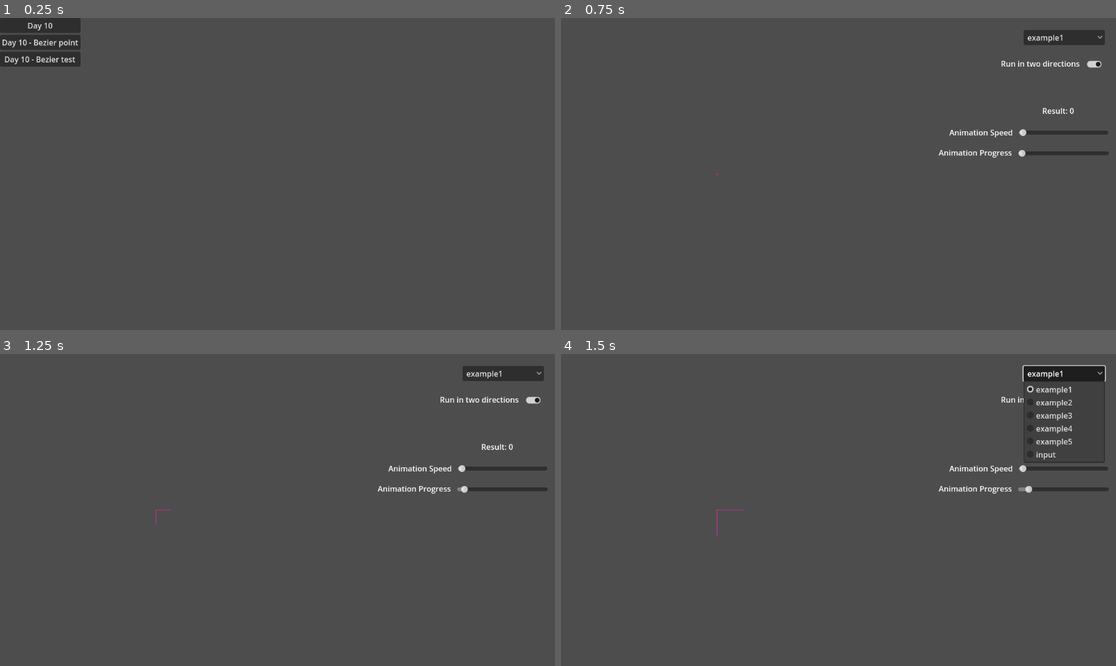
Above: before the commit, frames 1-4 (two rows, left to right).
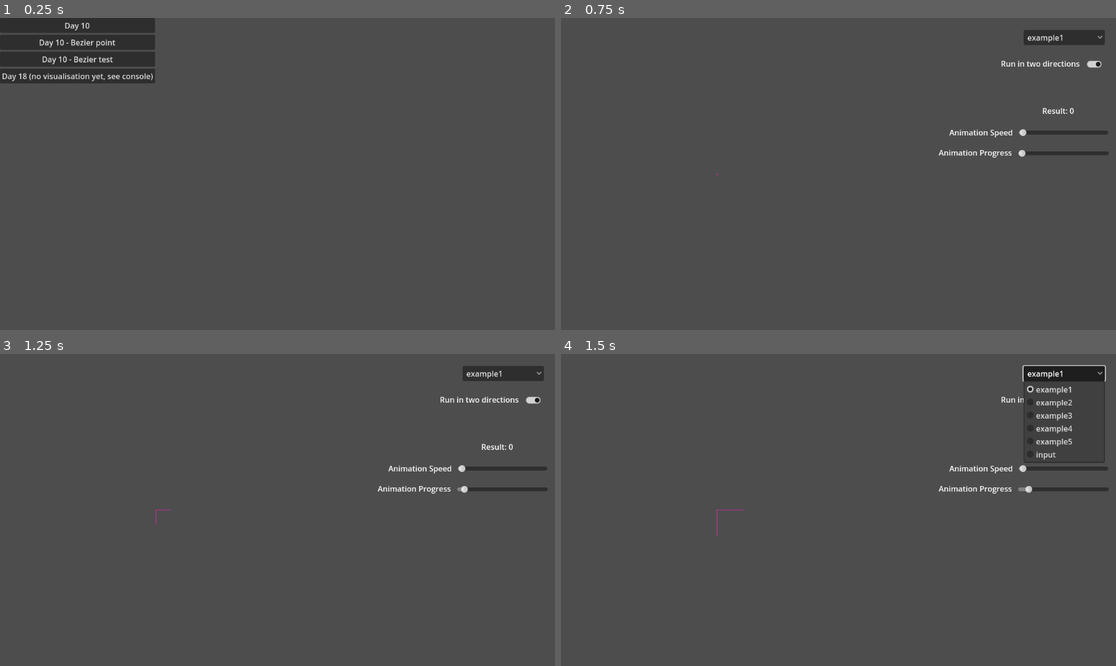
Above: after the commit, the same moments.

Repository: MikulasZelinka/advent-of-godot-2023
Game: Godot game, scene res://scenes/main.tscn
Same seed, same stepped clock (60 frames per second), same inputs: the game is played once before the commit and once after it.
Inputs:
- Up to frame 1 (0.25 s): no input
- Up to frame 2 (0.75 s): click "Day 10" at 0.5 s
- Up to frame 3 (1.25 s): no input
- Up to frame 4 (1.5 s): click "example1" at 1.25 s

The runs differ from the first frame. In frame 1, 3.4% of the frame differs, in the area x 0-28%, y 0-21%; in frame 2, nothing differs; in frame 3, nothing differs; in frame 4, nothing differs.

Commit message:
day: 18 part 2

Diff:
--- a/scenes/day-18/part1.gd
+++ b/scenes/day-18/day_18.gd
@@ -5,7 +5,7 @@
 	assert(part1("res://assets/day-18/example.txt") == 62)
 	print(part1("res://assets/day-18/input.txt"))
 
-	assert(part1("res://assets/day-18/example.txt") == 952408144115)
+	assert(part2("res://assets/day-18/example.txt") == 952408144115)
 	print(part2("res://assets/day-18/input.txt"))
 
 
@@ -14,6 +14,75 @@
 	var file = FileAccess.open(file_path, FileAccess.READ)
 	var content = file.get_as_text()
 	return content
+
+
+func part2(file_path):
+	var map_str = read_file(file_path)
+	var lines = map_str.split("\n", false)
+
+	var row: int = 0
+	var col: int = 0
+
+	var vertices: Array[Vector2i] = [Vector2i.ZERO]
+
+	for line in lines:
+		var split_line = line.split(" ", false)
+		# var direction = split_line[0]
+		# var number = int(split_line[1])
+		var color = split_line[2].strip_edges()
+
+		color = color.replace("#", "").replace("(", "").replace(")", "")
+
+		var dir: String = color.right(1)
+
+		var steps: int = color.left(5).hex_to_int()
+		# print("dir: %s, steps: %s, cr: %s" % [dir, steps, color])
+
+		match dir:
+			"0":
+				dir = "R"
+			"1":
+				dir = "D"
+			"2":
+				dir = "L"
+			"3":
+				dir = "U"
+
+		match dir:
+			"R":
+				col += steps
+			"L":
+				col -= steps
+			"U":
+				row -= steps
+			"D":
+				row += steps
+
+		vertices.append(Vector2i(col, row))
+
+	# print(vertices)
+	assert(vertices[-1] == Vector2i.ZERO)
+
+	# https://www.wikihow.com/Calculate-the-Area-of-a-Polygon#Finding-the-Area-of-Irregular-Polygons
+	var inside: int = 0
+	for i in range(len(vertices) - 1):
+		inside += vertices[i].x * vertices[i + 1].y - vertices[i].y * vertices[i + 1].x
+		# print("Inside: %s, i: %s" % [inside, i])
+	inside = abs(inside) / 2
+	print("Inside: ", inside)
+
+	var boundary: int = 0
+	for i in range(len(vertices) - 1):
+		boundary += abs(vertices[i].x - vertices[i + 1].x) + abs(vertices[i].y - vertices[i + 1].y)
+	print("Boundary: ", boundary)
+
+	# https://en.wikipedia.org/wiki/Pick%27s_theorem
+	# not sure why +2, probably because of a small error in boundary calculation
+	var area: int = inside + (boundary / 2) - 1 + 2
+
+	print("Result: ", area)
+
+	return area
 
 
 func map_str_to_dict(map: String):
--- a/scenes/day-18/day_18.tscn
+++ b/scenes/day-18/day_18.tscn
@@ -1,6 +1,6 @@
 [gd_scene load_steps=2 format=3 uid="uid://bqda3tntayib0"]
 
-[ext_resource type="Script" path="res://scenes/day-18/part1.gd" id="1_7u73q"]
+[ext_resource type="Script" path="res://scenes/day-18/day_18.gd" id="1_7u73q"]
 
 [node name="Day18" type="Node2D"]
 script = ExtResource("1_7u73q")
--- a/scenes/main_menu.gd
+++ b/scenes/main_menu.gd
@@ -6,6 +6,7 @@
 	"Day 10": preload("res://scenes/day-10/day_10.tscn").instantiate(),
 	"Day 10 - Bezier point": preload("res://scenes/day-10/bezier_point.tscn").instantiate(),
 	"Day 10 - Bezier test": preload("res://scenes/day-10/bezier_test.tscn").instantiate(),
+	"Day 18 (no visualisation yet, see console)": preload("res://scenes/day-18/day_18.tscn").instantiate(),
 	#	"Day 10": "res://day-10/day_10.tscn",
 }
 
